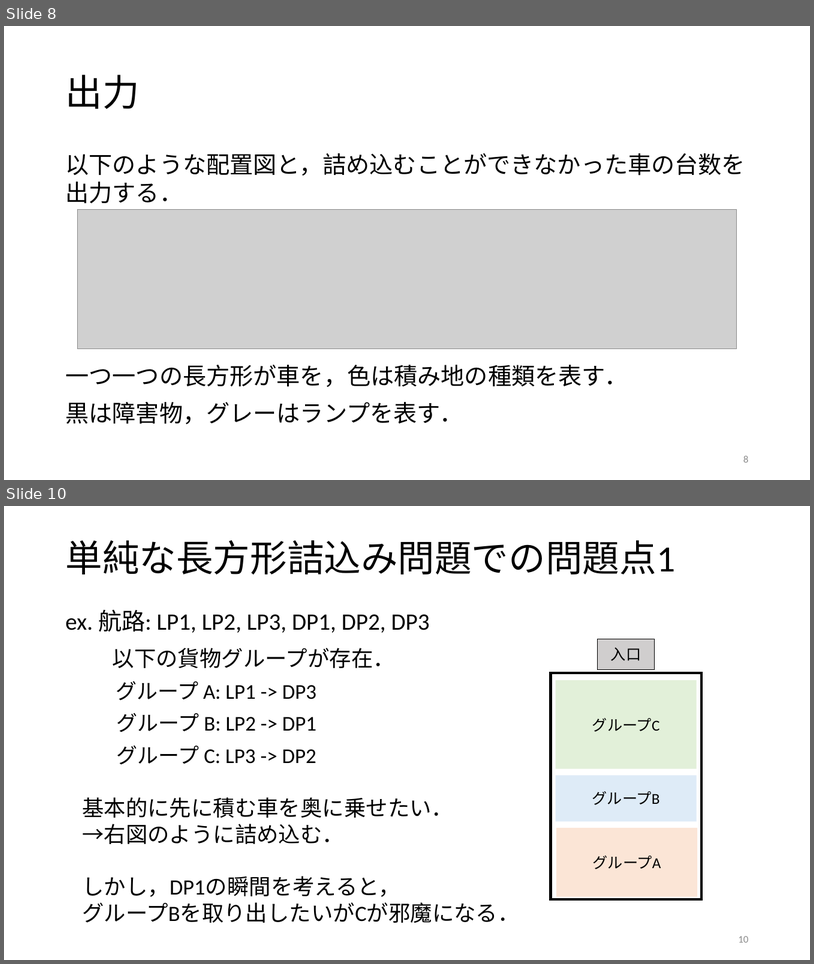
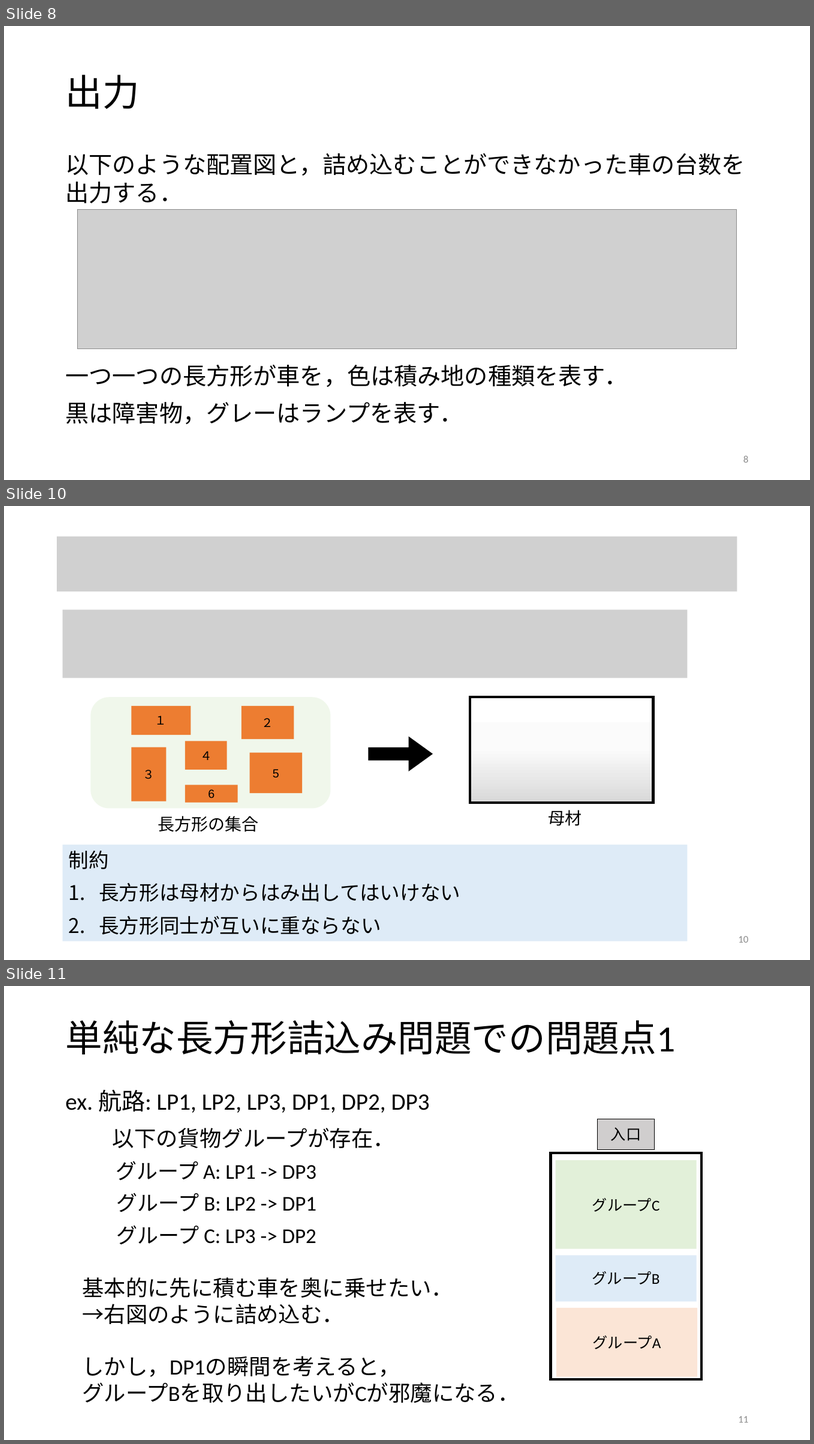
Before and after one commit to r-kurosu/kline, a slide deck: 卒論発表用スライド.pptx. Shown one above the other, each under a label of ours: slides 8 and 10 before the commit, slides 8, 10 and 11 after it; the slides between them are not shown. The pictures are 814x964 and 814x1444 pixels, drawn with LibreOffice and Linux fonts; fonts in the diff are those of the drawing; grey boxes stand for pictures. Boxes give left, top, right and bottom in pixels: in the first picture for what was removed or moved away, otherwise in the second. Text is boxed around its words. In the diff, an @@ line names an element or a change of style, - is before the commit and + after.

```diff
--- a/卒論発表用スライド.pptx
+++ b/卒論発表用スライド.pptx
@@ slide 10 added at (4, 506, 810, 960), background #FFFFFF @@
@@ picture added at (57, 536, 737, 591) @@
@@ picture added at (63, 609, 687, 678) @@
@@ rounded rectangle added at (90, 697, 330, 808), fill #E2F0D9 at 50% opacity @@
@@ rectangle added at (470, 697, 653, 802), fill gradient #D9D9D9 to #FBFBFB to #FFFFFF, outline #000000 3 pt @@
@@ rectangle added at (132, 706, 191, 735), fill #ED7D31, 14 pt, text #000000 @@
+１
@@ rectangle added at (242, 706, 294, 739), fill #ED7D31, 14 pt, text #000000 @@
+２
@@ right arrow added at (369, 738, 431, 769), fill #000000, outline #000000 2.5 pt @@
@@ rectangle added at (132, 747, 167, 801), fill #ED7D31, 14 pt, text #000000 @@
+３
@@ rectangle added at (185, 741, 227, 769), fill #ED7D31, 14 pt, text #000000 @@
+４
@@ rectangle added at (249, 752, 302, 793), fill #ED7D31, 14 pt, text #000000 @@
+5
@@ rectangle added at (185, 785, 238, 802), fill #ED7D31, 14 pt, text #000000 @@
+6
@@ text added at (549, 810, 582, 826), 20 pt, text #000000 @@
+母材
@@ text added at (158, 816, 258, 832), 20 pt, text #000000 @@
+長方形の集合
@@ rectangle added at (63, 844, 687, 941), fill #DEEBF7, 24 pt, text #000000 @@
+制約
+1. 長方形は母材からはみ出してはいけない
+2. 長方形同士が互いに重ならない
@@ page number added at (738, 936, 749, 942), 12 pt, text #8C8C8C @@
+10
@@ what was slide 10 is now slide 11 @@
@@ page number at (738, 1416, 749, 1422): text changed @@
-10
+11
```
Also in this commit, not shown: 6 slides changed, 1 other slide added, 1 other file.
